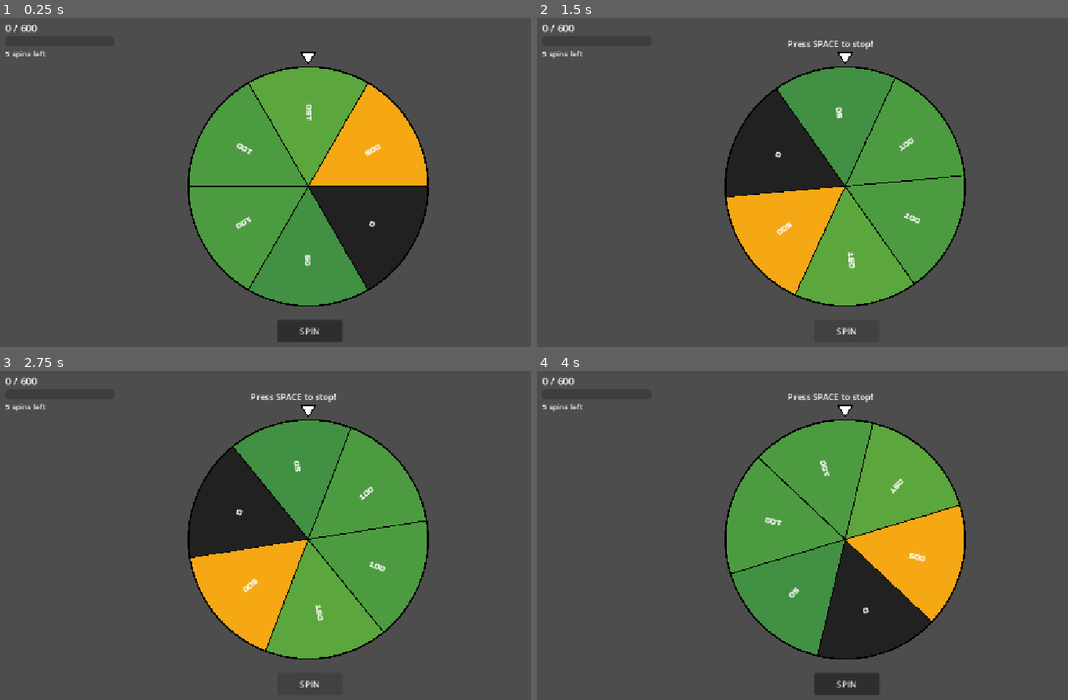
Above: before the commit, frames 1-4 (two rows, left to right).
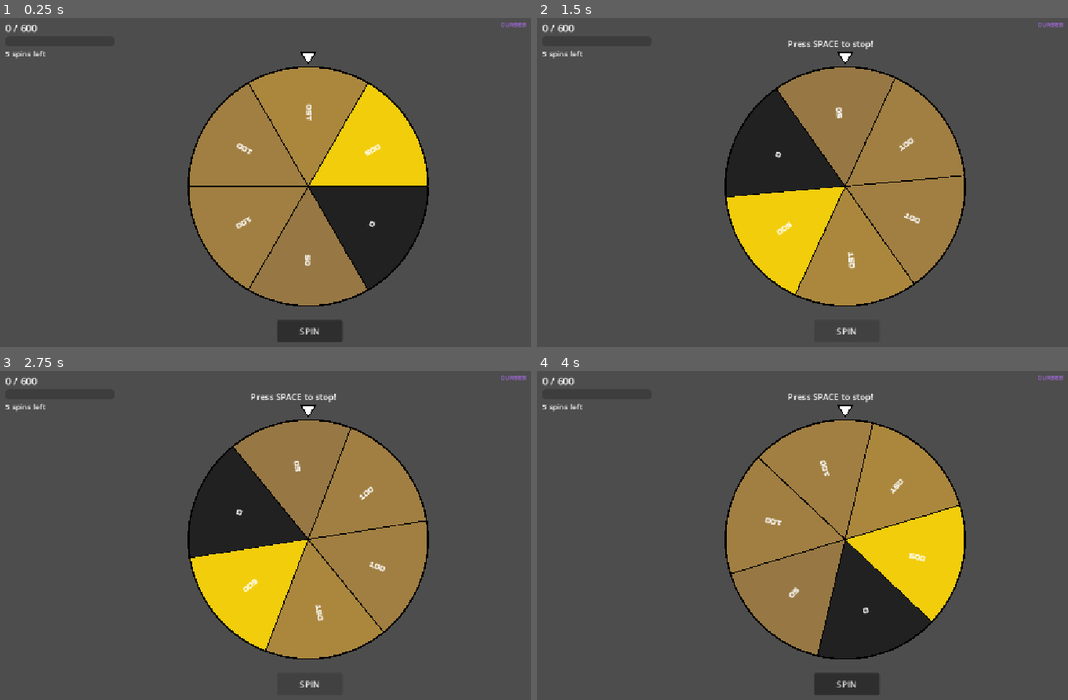
Above: after the commit, the same moments.

Repository: escpad/wheeling-time
Game: Godot game, scene res://scenes/main.tscn
The game is run twice, just before and just after one commit, with the same random seed, the same clock (stepped at 60 frames per second) and the same inputs.
Inputs (mouse positions are in pixels of both pictures, inside the frame that each line leads up to):
- Up to frame 1 (0.25 s): no input
- Up to frame 2 (1.5 s): click "SPIN" at 0.5 s; click "SPIN" at 1.25 s
- Up to frame 3 (2.75 s): click "SPIN" at 2 s
- Up to frame 4 (4 s): tap Space at 2.75, 3.5 s; move the mouse to (983, 522) at 2.77 s; hold Enter (ui_accept) 2.78-3.53 s; click (983, 522) at 2.92 s; move the mouse to (717, 558) at 3.52 s; tap Enter (ui_accept) at 3.6, 3.77 s; click (717, 558) at 3.67 s

The runs differ from the first frame. In frame 1, 21% of the frame differs, in the area x 35-100%, y 1-88%; in frame 2, 21%; in frame 3, 21%; in frame 4, 21%.

Commit message:
added: curse system and color coding

Diff:
--- a/project.godot
+++ b/project.godot
@@ -21,6 +21,8 @@
 
 [display]
 
+window/size/mode=2
+window/size/borderless=true
 window/stretch/mode="canvas_items"
 window/stretch/aspect="expand"
 
--- a/scenes/main.tscn
+++ b/scenes/main.tscn
@@ -2,6 +2,28 @@
 
 [ext_resource type="PackedScene" uid="uid://bm7r54sqvqpbg" path="res://scenes/wheel.tscn" id="1_o5qli"]
 [ext_resource type="Script" uid="uid://b6drkwqrn636e" path="res://scripts/main.gd" id="2_main"]
+[ext_resource type="FontFile" path="res://assets/BoldPixels.ttf" id="3_font"]
+
+[sub_resource type="StyleBoxFlat" id="StyleBoxFlat_normal"]
+bg_color = Color(1, 1, 1, 1)
+corner_radius_top_left = 6
+corner_radius_top_right = 6
+corner_radius_bottom_right = 6
+corner_radius_bottom_left = 6
+
+[sub_resource type="StyleBoxFlat" id="StyleBoxFlat_hover"]
+bg_color = Color(0.88, 0.88, 0.88, 1)
+corner_radius_top_left = 6
+corner_radius_top_right = 6
+corner_radius_bottom_right = 6
+corner_radius_bottom_left = 6
+
+[sub_resource type="StyleBoxFlat" id="StyleBoxFlat_pressed"]
+bg_color = Color(0.75, 0.75, 0.75, 1)
+corner_radius_top_left = 6
+corner_radius_top_right = 6
+corner_radius_bottom_right = 6
+corner_radius_bottom_left = 6
 
 [node name="Main" type="Node2D" unique_id=1301171684]
 script = ExtResource("2_main")
@@ -48,6 +70,19 @@
 theme_override_font_sizes/font_size = 14
 text = "5 spins left"
 
+[node name="CurseTracker" type="VBoxContainer" parent="." unique_id=1000000016]
+offset_left = 930.0
+offset_top = 20.0
+offset_right = 1130.0
+offset_bottom = 40.0
+theme_override_constants/separation = 6
+
+[node name="CurseHeader" type="Label" parent="CurseTracker" unique_id=1000000017]
+theme_override_fonts/font = ExtResource("3_font")
+theme_override_font_sizes/font_size = 14
+theme_override_colors/font_color = Color(0.6, 0.4, 0.8, 1)
+text = "CURSES"
+
 [node name="BoonSelectorLayer" type="CanvasLayer" parent="." unique_id=1000000009]
 layer = 5
 visible = false
@@ -72,6 +107,10 @@
 offset_top = 240.0
 offset_right = 466.0
 offset_bottom = 430.0
+theme_override_fonts/font = ExtResource("3_font")
+theme_override_colors/font_color = Color(0, 0, 0, 1)
+theme_override_styles/normal = SubResource("StyleBoxFlat_normal")
+theme_override_styles/pressed = SubResource("StyleBoxFlat_pressed")
 text = "..."
 
 [node name="BoonBtn1" type="Button" parent="BoonSelectorLayer" unique_id=1000000013]
@@ -79,6 +118,10 @@
 offset_top = 240.0
 offset_right = 656.0
 offset_bottom = 430.0
+theme_override_fonts/font = ExtResource("3_font")
+theme_override_colors/font_color = Color(0, 0, 0, 1)
+theme_override_styles/normal = SubResource("StyleBoxFlat_normal")
+theme_override_styles/pressed = SubResource("StyleBoxFlat_pressed")
 text = "..."
 
 [node name="BoonBtn2" type="Button" parent="BoonSelectorLayer" unique_id=1000000014]
@@ -86,7 +129,20 @@
 offset_top = 240.0
 offset_right = 846.0
 offset_bottom = 430.0
+theme_override_fonts/font = ExtResource("3_font")
+theme_override_colors/font_color = Color(0, 0, 0, 1)
+theme_override_styles/normal = SubResource("StyleBoxFlat_normal")
+theme_override_styles/pressed = SubResource("StyleBoxFlat_pressed")
 text = "..."
+
+[node name="SkipBtn" type="Button" parent="BoonSelectorLayer" unique_id=1000000015]
+offset_left = 516.0
+offset_top = 445.0
+offset_right = 636.0
+offset_bottom = 475.0
+theme_override_fonts/font = ExtResource("3_font")
+theme_override_colors/font_color = Color(0.7, 0.7, 0.7, 1)
+text = "Skip"
 
 [node name="GameOverLayer" type="CanvasLayer" parent="." unique_id=1000000004]
 layer = 10
--- a/scripts/main.gd
+++ b/scripts/main.gd
@@ -2,6 +2,8 @@
 
 const WHEEL_POS    := Vector2(576, 324)
 const WHEEL_RADIUS := 220.0
+
+var _pixel_font: Font = preload("res://assets/BoldPixels.ttf")
 
 @onready var _wheel:       Node2D      = $Wheel
 @onready var _spin_btn:    Button      = $SpinButton
@@ -13,7 +15,9 @@
 @onready var _result_lbl:  Label       = $"GameOverLayer/ResultLabel"
 @onready var _score_lbl:   Label       = $"GameOverLayer/ScoreLabel"
 @onready var _restart_btn: Button      = $"GameOverLayer/RestartBtn"
+@onready var _curse_tracker: VBoxContainer = $CurseTracker
 @onready var _boon_sel:    CanvasLayer = $BoonSelectorLayer
+@onready var _skip_btn:    Button      = $"BoonSelectorLayer/SkipBtn"
 @onready var _boon_btns:   Array       = [
 	$"BoonSelectorLayer/BoonBtn0",
 	$"BoonSelectorLayer/BoonBtn1",
@@ -27,11 +31,15 @@
 	_spin_btn.pressed.connect(_wheel.start_spin)
 	_wheel.spin_stopped.connect(_on_spin_stopped)
 	_restart_btn.pressed.connect(GameManager.reload)
+	_skip_btn.pressed.connect(_on_skip)
 	GameManager.score_changed.connect(func(_s: int): _update_hud())
 	GameManager.game_over.connect(_on_game_over)
 	for i in 3:
 		var idx := i
-		_boon_btns[i].pressed.connect(func(): _on_boon_chosen(idx))
+		var btn: Button = _boon_btns[i]
+		btn.pressed.connect(func(): _on_boon_chosen(idx))
+		btn.mouse_entered.connect(func(): _scale_card(btn, Vector2(1.06, 1.06)))
+		btn.mouse_exited.connect(func(): _scale_card(btn, Vector2.ONE))
 	_update_hud()
 
 func _on_spin_stopped(_index: int, value: int) -> void:
@@ -41,7 +49,13 @@
 	_update_hud()
 	GameManager.check_and_end()
 	if not GameManager.is_over():
+		_spin_helper.text = "LAST SPIN — click to stop!" if GameManager.spins_left == 1 else "Press SPACE to stop!"
 		_show_boon_selector()
+
+func _scale_card(btn: Button, target: Vector2) -> void:
+	btn.pivot_offset = btn.size / 2.0
+	var tw := create_tween().set_ease(Tween.EASE_OUT).set_trans(Tween.TRANS_QUINT)
+	tw.tween_property(btn, "scale", target, 0.12)
 
 func _show_boon_selector() -> void:
 	_current_boons = _wheel.get_three_boons()
@@ -49,7 +63,13 @@
 		var b: Dictionary = _current_boons[i]
 		var pts   := ("+" if b["value"] >= 0 else "") + str(b["value"]) + " pts"
 		var extra: String = ("%d°" % b["degrees"]) if b["type"] in ["fixed", "curse"] else b["type"]
-		_boon_btns[i].text = "%s\n%s  %s\n%s" % [b["name"], b["type"].capitalize(), extra, pts]
+		var passive := ""
+		if b["type"] == "curse":
+			if b.get("passive", "") == "multiply_gold":
+				passive += "\n1.5x all Gold"
+			if b.get("passive2", "") == "double_dark":
+				passive += "\n2x all Curses"
+		_boon_btns[i].text = "%s\n%s  %s\n%s%s" % [b["name"], b["type"].capitalize(), extra, pts, passive]
 	_wheel.locked = true
 	_boon_sel.visible = true
 
@@ -59,6 +79,45 @@
 		_wheel.replace_random_section(boon["value"])
 	else:
 		_wheel.add_boon(boon)
+	if boon["type"] == "curse":
+		_add_curse_icon(boon)
+	for btn: Button in _boon_btns:
+		btn.scale = Vector2.ONE
+	_boon_sel.visible = false
+	_wheel.locked = false
+
+func _add_curse_icon(boon: Dictionary) -> void:
+	var abbrev := ""
+	for word in boon["name"].split(" "):
+		abbrev += word[0].to_upper()
+
+	var effects: Array[String] = []
+	if boon.get("passive",  "") == "multiply_gold": effects.append("1.5x all Gold")
+	if boon.get("passive2", "") == "double_dark":   effects.append("2x all Curses")
+
+	var icon := PanelContainer.new()
+	icon.custom_minimum_size = Vector2(40, 40)
+	icon.tooltip_text = "%s\n%s" % [boon["name"], "\n".join(effects)]
+	var style := StyleBoxFlat.new()
+	style.bg_color = Color(0.25, 0.0, 0.35)
+	style.corner_radius_top_left    = 4
+	style.corner_radius_top_right   = 4
+	style.corner_radius_bottom_right = 4
+	style.corner_radius_bottom_left  = 4
+	icon.add_theme_stylebox_override("panel", style)
+	var lbl := Label.new()
+	lbl.text = abbrev
+	lbl.horizontal_alignment = HORIZONTAL_ALIGNMENT_CENTER
+	lbl.vertical_alignment   = VERTICAL_ALIGNMENT_CENTER
+	lbl.add_theme_font_override("font", _pixel_font)
+	lbl.add_theme_font_size_override("font_size", 14)
+	lbl.add_theme_color_override("font_color", Color.WHITE)
+	icon.add_child(lbl)
+	_curse_tracker.add_child(icon)
+
+func _on_skip() -> void:
+	for btn: Button in _boon_btns:
+		btn.scale = Vector2.ONE
 	_boon_sel.visible = false
 	_wheel.locked = false
 
--- a/scripts/wheel.gd
+++ b/scripts/wheel.gd
@@ -3,8 +3,12 @@
 @onready var _spin_helper: Label = $"../SpinText"
 
 const FONT_SIZE  := 18
-const LABEL_DIST := 0.62  # fraction of radius
+const LABEL_DIST := 0.62
 var _font: Font = preload("res://assets/BoldPixels.ttf")
+
+# GROUP LEGEND -----------------------------------------------------------------
+# "gold" → base + fixed + flex sections (warm amber → bright gold by value)
+# "dark" → curse sections (dark purple → dark crimson by severity)
 
 var sections: Array[Dictionary] = [
 	{ "value": 0,   "label": "0",   "type": "base", "degrees": 60.0 },
@@ -20,61 +24,90 @@
 	{ "name": "Sliver",      "type": "fixed",   "degrees": 30.0, "value": 250,  "label": "250"  },
 	{ "name": "Windfall",    "type": "flex",    "degrees": 30.0, "value": 75,   "label": "75"   },
 	{ "name": "Overflow",    "type": "flex",    "degrees": 30.0, "value": 100,  "label": "100"  },
-	{ "name": "Dark Deal",   "type": "curse",   "degrees": 30.0, "value": -100, "label": "-100" },
-	{ "name": "Devil's Cut", "type": "curse",   "degrees": 30.0, "value": -75,  "label": "-75"  },
+	{ "name": "Dark Deal",   "type": "curse",   "degrees": 30.0, "value": -100, "label": "-100", "passive": "multiply_gold" },
+	{ "name": "Devil's Cut", "type": "curse",   "degrees": 30.0, "value": -75,  "label": "-75",  "passive": "multiply_gold", "passive2": "double_dark" },
 	{ "name": "Transmute",   "type": "replace", "degrees": 0.0,  "value": 250,  "label": "250"  },
 ]
 
-const RADIUS     := 220.0
-const SPIN_SPEED := 10.0
-const DECEL_RATE := 10
-const ARC_STEPS  := 32
-const MAX_VALUE  := 500.0
+const RADIUS            := 220.0
+const SPIN_SPEED        := 10.0
+const DECEL_RATE_NORMAL := 10.0
+const DECEL_RATE_LAST   := 1.5
+const ARC_STEPS         := 32
+const MAX_VALUE_GOLD    := 500.0
 
 enum State { IDLE, SPINNING, DECELERATING }
 
 var state: State = State.IDLE
 var angular_velocity: float = 0.0
 var locked: bool = false
+var passives: Array[String] = []
+var _decel_rate: float = DECEL_RATE_NORMAL
 
 signal spin_stopped(landed_index: int, value: int)
 
 func _ready() -> void:
 	for s in sections:
-		s["color"] = _color_for(s["value"], s["type"])
+		s["group"] = _group_for(s["type"])
+		s["color"] = _color_for(s["value"], s["group"])
 	queue_redraw()
 
 # COLOR SYSTEM ---------------------------------------------------------------
-# Positive (base/fixed): muted green (low) → bright gold (high)
-# Flex:                  fixed teal
-# Curse:                 dark purple (mild) → dark crimson (severe)
-# Zero:                  near-black
+# Group-based hue ranges so color identity signals which passive will boost it.
 
-func _color_for(value: int, type: String) -> Color:
+func _group_for(type: String) -> String:
 	if type == "curse":
+		return "dark"
+	return "gold"
+
+func _color_for(value: int, group: String) -> Color:
+	if group == "dark":
 		var t: float = clamp(float(abs(value)) / 100.0, 0.0, 1.0)
-		return Color.from_hsv(lerpf(0.78, 0.02, t), 0.8, lerpf(0.38, 0.45, t))
-	if type == "flex":
-		return Color.from_hsv(0.5, 0.75, 0.65)
+		return Color.from_hsv(lerpf(0.78, 0.02, t), 0.8, lerpf(0.35, 0.45, t))
 	if value == 0:
 		return Color(0.13, 0.13, 0.13)
-	var t: float = clamp(float(value) / MAX_VALUE, 0.0, 1.0)
-	return Color.from_hsv(lerpf(0.36, 0.11, t), lerpf(0.5, 0.92, t), lerpf(0.52, 0.96, t))
+	var t: float = clamp(float(value) / MAX_VALUE_GOLD, 0.0, 1.0)
+	return Color.from_hsv(lerpf(0.10, 0.14, t), lerpf(0.5, 0.95, t), lerpf(0.55, 0.95, t))
 
 # BOONS ---------------------------------------------------------------
 func replace_random_section(new_value: int) -> void:
 	var s: Dictionary = sections.pick_random()
 	s["value"] = new_value
-	s["label"] = str(new_value)
-	s["color"] = _color_for(new_value, s["type"])
+	for p in passives:
+		_mutate_section(s, p)
+	s["label"] = str(s["value"])
+	s["color"]  = _color_for(s["value"], s["group"])
 	queue_redraw()
 
 func add_boon(boon: Dictionary) -> void:
 	var entry := boon.duplicate()
-	entry["color"] = _color_for(entry["value"], entry["type"])
+	entry["group"] = _group_for(entry["type"])
+	entry["color"] = _color_for(entry["value"], entry["group"])
+	if entry.has("passive"):
+		for key in ["passive", "passive2"]:
+			if entry.has(key):
+				passives.append(entry[key])
+				for s in sections:
+					_mutate_section(s, entry[key])
+	else:
+		for p in passives:
+			_mutate_section(entry, p)
 	sections.append(entry)
 	recalculate_sections()
 	queue_redraw()
+
+func _mutate_section(s: Dictionary, passive: String) -> void:
+	match passive:
+		"multiply_gold":
+			if s["group"] == "gold" and s["value"] > 0:
+				s["value"] = int(float(s["value"]) * 1.5)
+				s["label"] = str(s["value"])
+				s["color"] = _color_for(s["value"], s["group"])
+		"double_dark":
+			if s["group"] == "dark":
+				s["value"] *= 2
+				s["label"] = str(s["value"])
+				s["color"] = _color_for(s["value"], s["group"])
 
 func recalculate_sections() -> void:
 	var fixed_total     := 0.0
@@ -106,12 +139,11 @@
 	elif (event.is_action_pressed("ui_accept") or event is InputEventMouseButton) and event.pressed and state == State.SPINNING:
 		state = State.DECELERATING
 
-
 func _process(delta: float) -> void:
 	if state == State.IDLE:
 		return
 	if state == State.DECELERATING:
-		angular_velocity = max(0.0, angular_velocity - DECEL_RATE * delta)
+		angular_velocity = max(0.0, angular_velocity - _decel_rate * delta)
 		if angular_velocity == 0.0:
 			state = State.IDLE
 			_resolve()
@@ -122,6 +154,7 @@
 func start_spin() -> void:
 	state = State.SPINNING
 	angular_velocity = SPIN_SPEED
+	_decel_rate = DECEL_RATE_LAST if GameManager.spins_left == 1 else DECEL_RATE_NORMAL
 	_spin_helper.visible = true
 
 # HIT DETECTION ---------------------------------------------------------------
@@ -144,8 +177,8 @@
 func _draw() -> void:
 	var rad := 0.0
 	for s in sections:
-		var sweep    := deg_to_rad(s["degrees"])
-		var mid      := rad + sweep * 0.5
+		var sweep := deg_to_rad(s["degrees"])
+		var mid   := rad + sweep * 0.5
 		_draw_section(rad, rad + sweep, s["color"])
 		draw_line(Vector2.ZERO, Vector2(cos(rad), sin(rad)) * RADIUS, Color.BLACK, 2.0)
 		var sz := _font.get_string_size(s["label"], HORIZONTAL_ALIGNMENT_LEFT, -1, FONT_SIZE)
